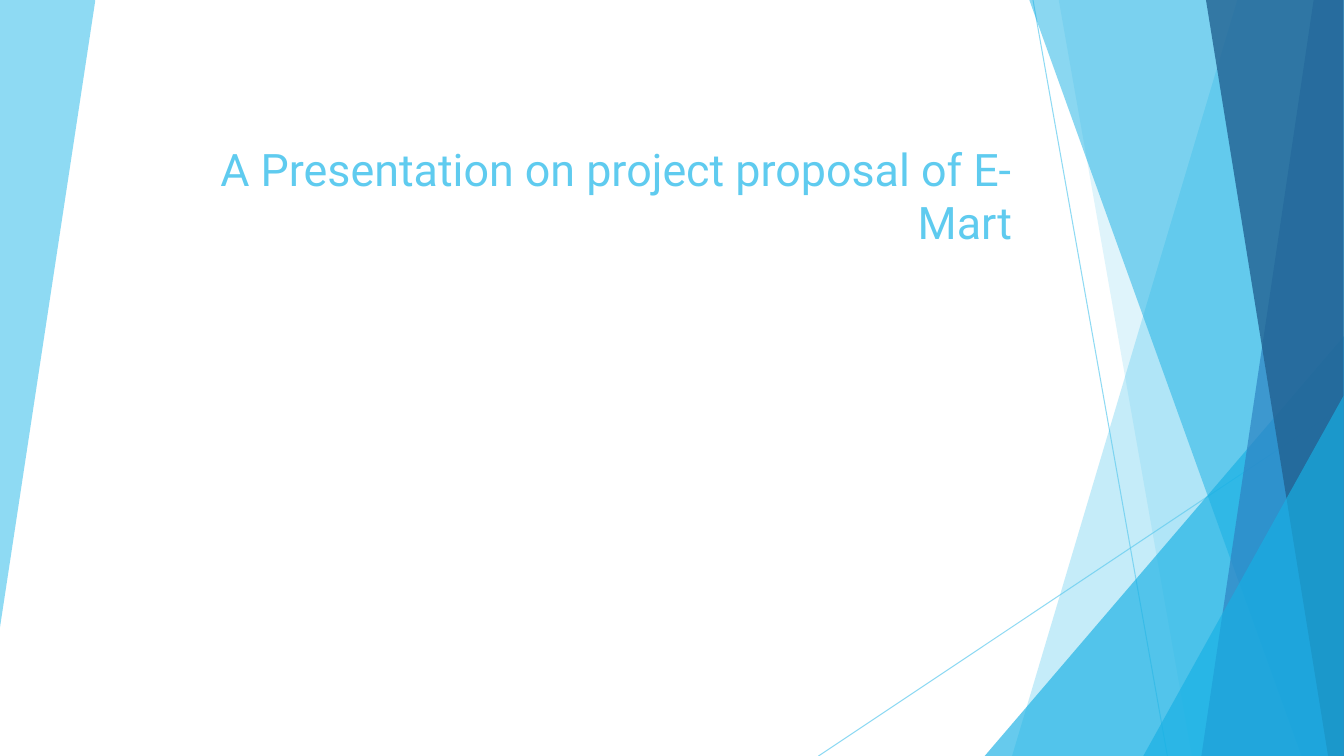
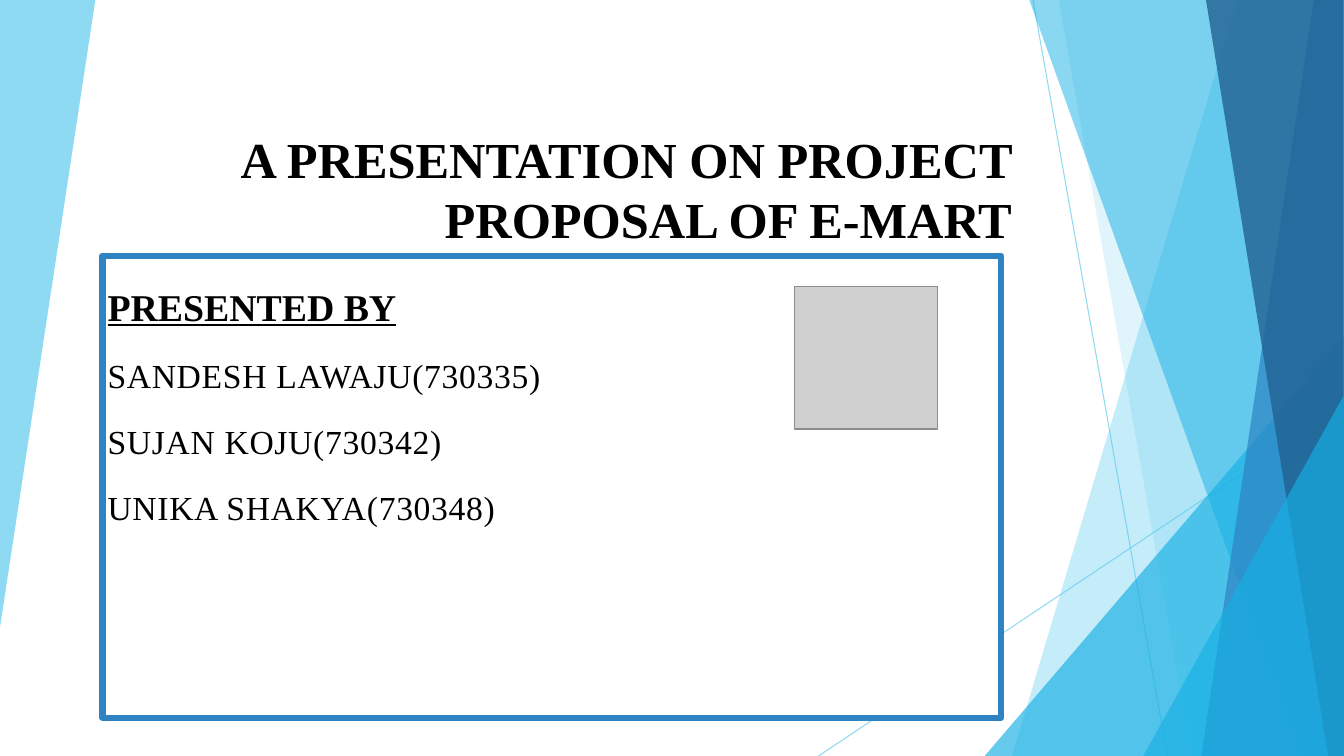
Before and after one commit to KojuOrg/E-Mart-Document, a slide deck: slide 1 of Proposal/Presentation/ProposalSlide.pptx. Drawn at 1344x756 pixels with LibreOffice and Linux fonts; fonts in the diff are those of the drawing; grey boxes stand for pictures. Boxes give left, top, right and bottom in pixels: in the first picture for what was removed or moved away, otherwise in the second. Text is boxed around its words. In the diff, an @@ line names an element or a change of style, - is before the commit and + after.

Commit message:
FinalSLideProposal

```diff
--- a/Proposal/Presentation/ProposalSlide.pptx
+++ b/Proposal/Presentation/ProposalSlide.pptx
@@ title at box(241, 144, 1013, 239): text changed; size 32 to 36 pt; font Roboto to Times New Roman; text colour #5FCBEF to #000000; bold on @@
-A Presentation on project proposal of E-Mart
+A PRESENTATION ON PROJECT PROPOSAL OF E-MART
@@ rectangle added at box(103, 256, 1002, 718), fill #FFFFFF, outline #2E83C3 4.33 pt, 24 pt, text #000000 @@
+PRESENTED BY
+SANDESH LAWAJU(730335)
+SUJAN KOJU(730342)
+UNIKA SHAKYA(730348)
@@ picture added at box(795, 286, 938, 429) @@
```
Also in this commit, not shown: 12 other slides changed, 1 slide added, 1 slide removed.
